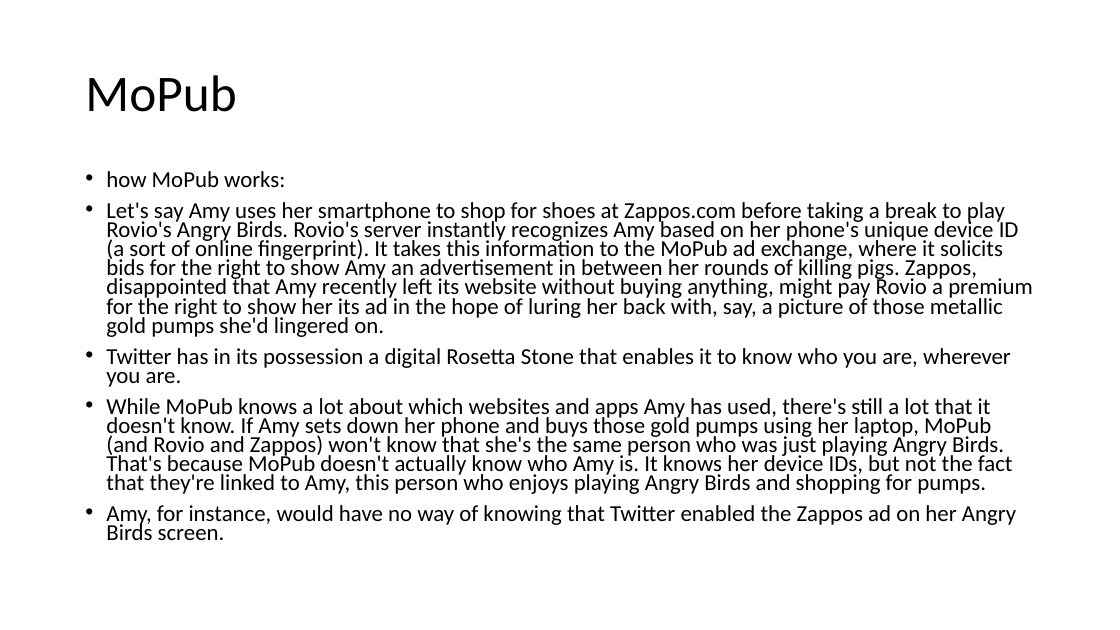
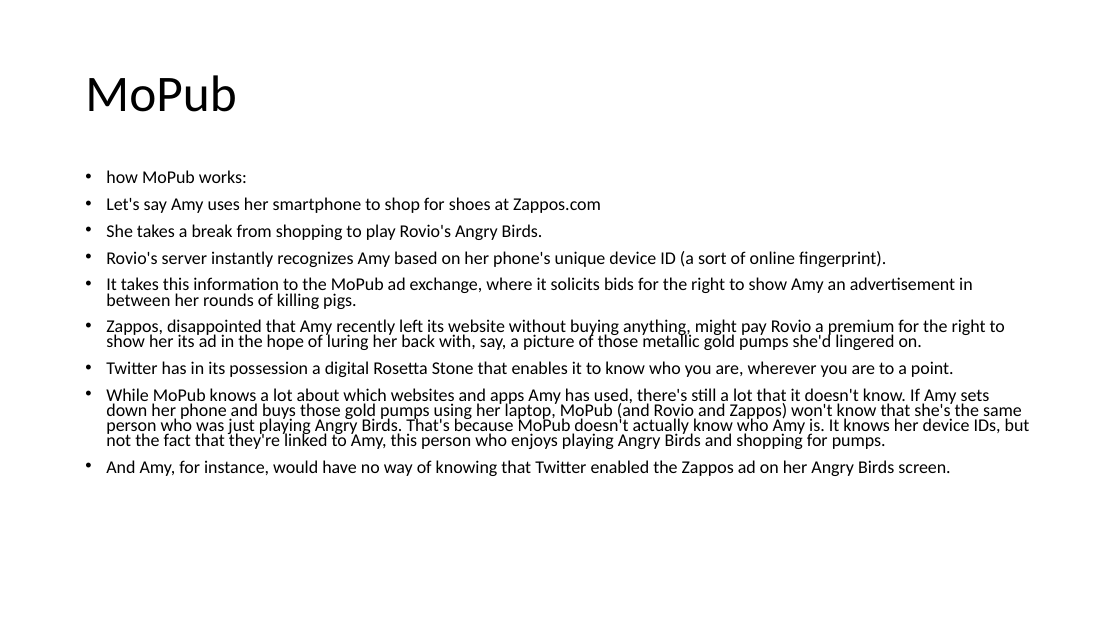
Before and after one commit to deniseygrace/COT-4935-Group-7-Project, a slide deck: slide 20 of Twitter.pptx (slide 17 before the commit). Drawn at 1120x630 pixels with LibreOffice and Linux fonts; fonts in the diff are those of the drawing. Boxes give left, top, right and bottom in pixels: in the first picture for what was removed or moved away, otherwise in the second. Text is boxed around its words. In the diff, an @@ line names an element or a change of style, - is before the commit and + after.

```diff
--- a/Twitter.pptx
+++ b/Twitter.pptx
@@ text at (x1=106, y1=170, x2=1030, y2=449): size 19.6 to 15.4 pt in "how MoPub works:", "While MoPub knows a lot about which ..." @@
@@ text at (x1=106, y1=197, x2=1005, y2=377): text changed; size 19.6 to 15.4 pt @@
-• Let's say Amy uses her smartphone to shop for shoes at Zappos.com before taking a break to play Rovio's Angry Birds. Rovio's server instantly recognizes Amy based on her phone's unique device ID (a sort of online fingerprint). It takes this information to the MoPub ad exchange, where it solicits bids for the right to show Amy an advertisement in between her rounds of killing pigs. Zappos, disappointed that Amy recently left its website without buying anything, might pay Rovio a premium for the right to show her its ad in the hope of luring her back with, say, a picture of those metallic gold pumps she'd lingered on.
-• Twitter has in its possession a digital Rosetta Stone that enables it to know who you are, wherever you are.
+• Let's say Amy uses her smartphone to shop for shoes at Zappos.com
+• She takes a break from shopping to play Rovio's Angry Birds.
+• Rovio's server instantly recognizes Amy based on her phone's unique device ID (a sort of online fingerprint).
+• It takes this information to the MoPub ad exchange, where it solicits bids for the right to show Amy an advertisement in between her rounds of killing pigs.
+• Zappos, disappointed that Amy recently left its website without buying anything, might pay Rovio a premium for the right to show her its ad in the hope of luring her back with, say, a picture of those metallic gold pumps she'd lingered on.
+• Twitter has in its possession a digital Rosetta Stone that enables it to know who you are, wherever you are to a point.
@@ text at (x1=106, y1=460, x2=950, y2=476): text changed; size 19.6 to 15.4 pt @@
-• Amy, for instance, would have no way of knowing that Twitter enabled the Zappos ad on her Angry Birds screen.
+• And Amy, for instance, would have no way of knowing that Twitter enabled the Zappos ad on her Angry Birds screen.
```
Also in this commit, not shown: 8 other slides changed, 4 slides added, 1 slide removed, 29 other files.
